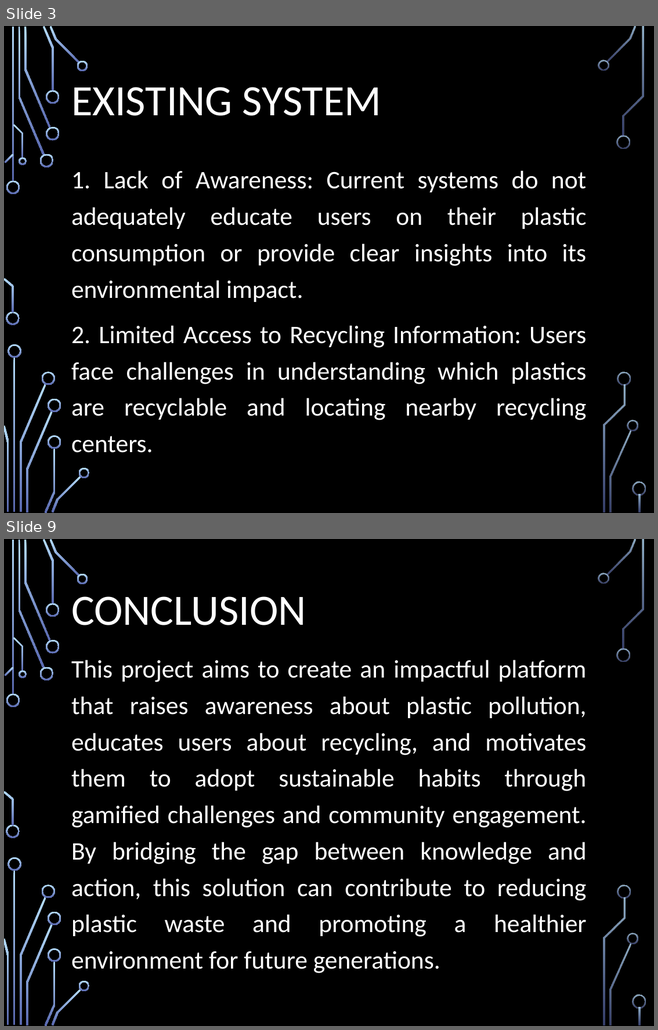
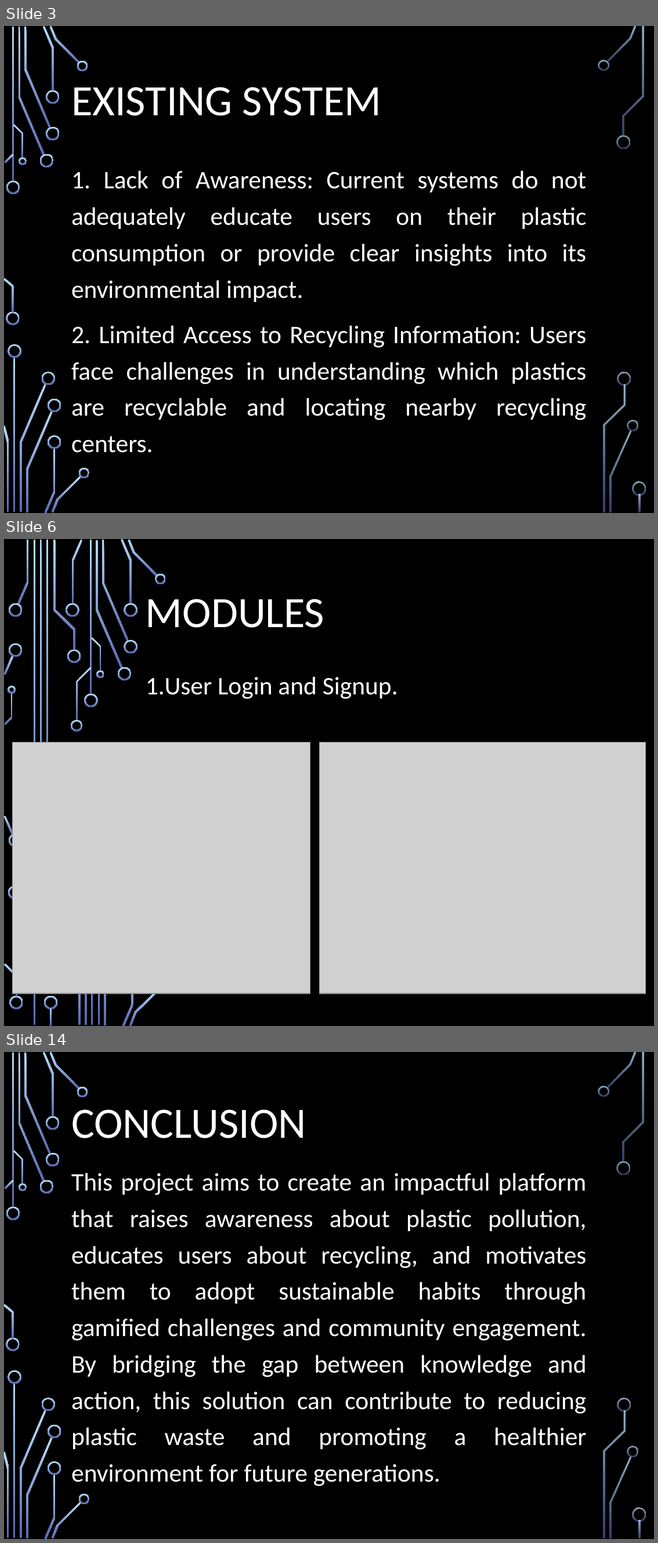
Before and after one commit to nimmyroz06/Main_project, a slide deck: Plastic_Waste_Calculator_Review.pptx. Shown one above the other, each under a label of ours: slides 3 and 9 before the commit, slides 3, 6 and 14 after it; the slides between them are not shown. The pictures are 658x1030 and 658x1543 pixels, drawn with LibreOffice and Linux fonts; fonts in the diff are those of the drawing; grey boxes stand for pictures; background and template pictures are left out. Boxes give left, top, right and bottom in pixels: in the first picture for what was removed or moved away, otherwise in the second. Text is boxed around its words. In the diff, an @@ line names an element or a change of style, - is before the commit and + after.

```diff
--- a/Plastic_Waste_Calculator_Review.pptx
+++ b/Plastic_Waste_Calculator_Review.pptx
@@ slide 6 added at (4, 539, 654, 1026), background picture (left out) @@
@@ group added at (4, 539, 166, 1026): 38 freeform shapes, 4 rectangles @@
@@ title added at (146, 599, 324, 628), 48 pt, text #FFFFFF @@
+MODULES
@@ subtitle added at (146, 676, 398, 699), 28 pt, text #FFFFFF @@
+1.User Login and Signup.
@@ picture added at (13, 743, 310, 994) @@
@@ picture added at (319, 743, 645, 994) @@
@@ what was slide 9 is now slide 14 @@
```
Also in this commit, not shown: 4 slides changed, 5 other slides added, 1 slide removed, 29 other files.
